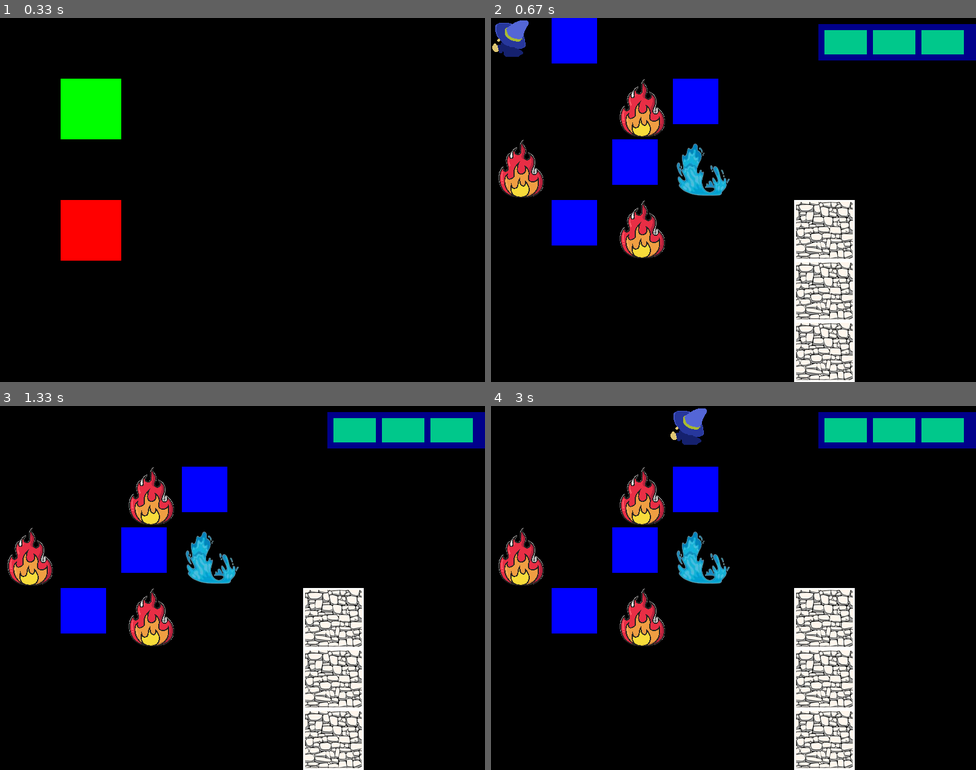
Above: before the commit, frames 1-4 (two rows, left to right).
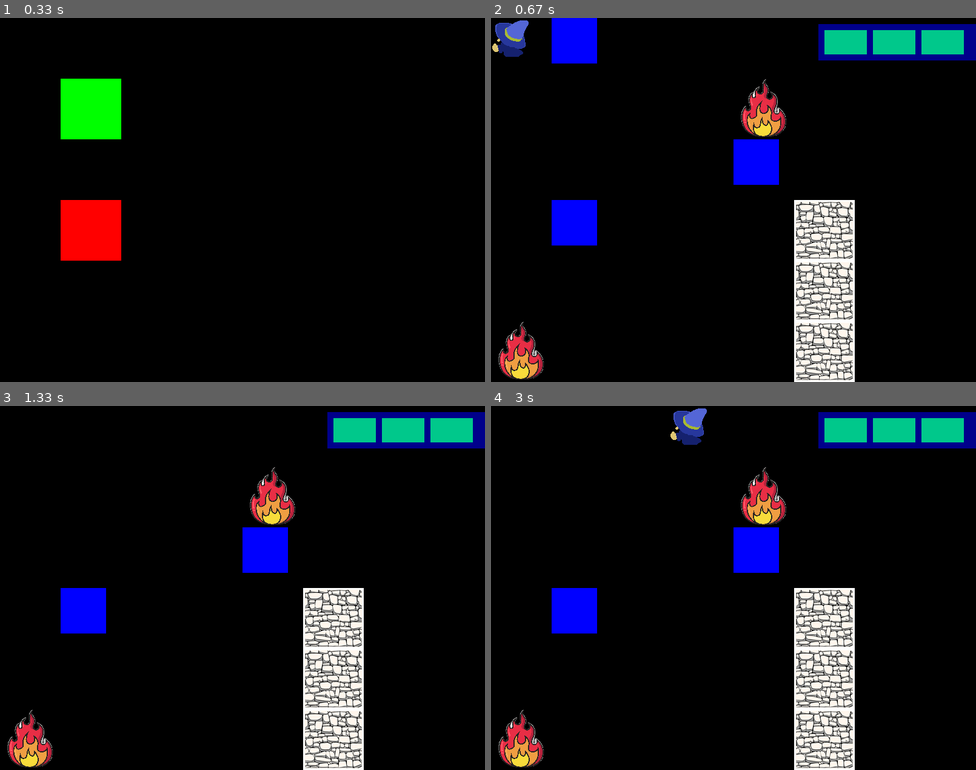
Above: after the commit, the same moments.

Repository: ENorell/zapocalypse
Game: pygame game, started from main_pygame.py
The game is run twice, just before and just after one commit, with the same random seed, the same clock (stepped at 60 frames per second) and the same inputs.
Inputs (mouse positions are in pixels of both pictures, inside the frame that each line leads up to):
- Up to frame 1 (0.33 s): no input
- Up to frame 2 (0.67 s): click (583, 109) at 0.38 s
- Up to frame 3 (1.33 s): hold Right 0.67-1.13 s; hold Up from 1.17 s (still down)
- Up to frame 4 (3 s): release Up at 1.47 s; hold Down 2.57-2.87 s; hold Left from 2.9 s (still down)

Frame 1 is identical in both runs. In frame 2, 8.9% of the frame differs, in the area x 1-61%, y 16-100%; in frame 3, 8.9%; in frame 4, 8.9%.

Commit message:
Fix some typechecking

Diff:
--- a/domain/model.py
+++ b/domain/model.py
@@ -48,7 +48,7 @@
 class ElementOrb:
     element: Element
     position: WorldVector
-
+    not_stackable: bool = True
 
 class Player:
     base_run_speed = 8
@@ -107,7 +107,7 @@
     def undo(self) -> None:
         pass
 
-class PickupOrb(Command):
+class PickupElementOrb(Command):
     def __init__(self, player: Player, orbs: list[ElementOrb]):
         self._player = player
         self._orbs = orbs
@@ -122,7 +122,7 @@
         )
         if not touching_orb: return
         self._orbs.remove(touching_orb)
-        self._player.give_element(touching_orb)
+        self._player.give_element(touching_orb.element)
         self.was_successful = True
 
 class HasPosition(Protocol):
@@ -134,26 +134,27 @@
         for other in others
     )
 
-class Wall(Enum):
+class WallType(Enum):
     BUSH = auto()
     STONE = auto()
 
 @dataclass(frozen=True)
-class MaterializedWall:
-    wall: Wall
+class Wall:
+    wall_type: WallType
     position: WorldVector
+    not_stackable: bool = True
 
 class Level:
-    def __init__(self, player: Player, materialized_walls: list[MaterializedWall], orbs: list[ElementOrb]):
-        self._player = player
-        self._walls: list[MaterializedWall] = materialized_walls
+    def __init__(self, player: Player, walls: list[Wall], orbs: list[ElementOrb]):
+        self._player = player
+        self._walls: list[Wall] = walls
         self._orbs: list[ElementOrb] = orbs
 
     @property
     def player(self) -> Player:
         return self._player
 
-    def get_walls(self) -> list[MaterializedWall]:
+    def get_walls(self) -> list[Wall]:
         return list(self._walls)
 
     def get_orbs(self) -> list[ElementOrb]:
@@ -175,7 +176,7 @@
     def push(self, direction: WorldVector, duration: timedelta):
         current_x, current_y = self._player.position
         move_x, move_y = direction
-        distance = self._player.get_current_speed() * duration.total_seconds() / math.hypot(*direction)
+        distance = self._player.get_speed() * duration.total_seconds() / math.hypot(*direction)
         target_position = WorldVector(current_x + move_x * distance, current_y + move_y * distance)
         if not self._collides_with_wall(target_position):
             self._player.position = target_position
@@ -188,8 +189,10 @@
             )
         )
 
+    # Spawn not stackable object general?
     def spawn_orb_in_free_position(self, spawn_area_x, spawn_area_y) -> None:
-        occupied_positions = {orb.position for orb in self._orbs}
+        occupied_positions = {orb.position for orb in self._orbs} | {wall.position for wall in self._walls}
+
         all_positions = {WorldVector(x, y) for x in range(spawn_area_x) for y in range(spawn_area_y)}
 
         all_free_positions = list(all_positions - occupied_positions)
@@ -226,7 +229,7 @@
         return False
 
 class Physics:
-    def __init__(self, walls: list[MaterializedWall], player: Player) -> None:#entities: list[Wall | Player]):
+    def __init__(self, walls: list[Wall], player: Player) -> None:#entities: list[Wall | Player]):
         self._walls = walls #level?
         self._player = player
 
--- a/interactors/scenes/fight_scene.py
+++ b/interactors/scenes/fight_scene.py
@@ -1,6 +1,6 @@
 import math
 
-from domain.model import WorldVector, Level, PickupOrb, Element
+from domain.model import WorldVector, Level, PickupElementOrb, Element
 from interactors.interactors import Scene, Presenter, UserInput, HUDPresenterModel, HUDGraphic, WorldPresenterModel, WorldGraphic
 
 
@@ -13,8 +13,8 @@
         y/magnitude,
     ) or WorldVector(0,0)
 
-def _is_orb_hovered(user_input: UserInput) -> bool:
-    return id(HUDGraphic.ORB_INVENTORY_SLOTS) in user_input.selected_ids
+# def _is_orb_hovered(user_input: UserInput) -> bool:
+#     return id(HUDGraphic.ORB_INVENTORY_SLOTS) in user_input.selected_ids
 
 class FightScene(Scene):
     def __init__(self, presenter: Presenter, level: Level):
@@ -25,8 +25,8 @@
     #     hud_backdrop = self.hu
 
     def start(self):
-        for _ in range(8):
-            self.level.spawn_orb_in_free_position(4,4)
+        for _ in range(5):
+            self.level.spawn_orb_in_free_position(6,6)
 
     def update(self, user_input: UserInput) -> None:
 
@@ -37,17 +37,16 @@
 
         self.level.push_player(direction=input_direction(user_input), distance=distance)
 
-        pick_up_orb = PickupOrb(player, orbs)
+        pick_up_orb = PickupElementOrb(player, orbs)
         pick_up_orb.execute()
         # if pickup_effect := self.level.can_pickup_orb():
         #     self.level.do_pickup_orb()
-
         self._presenter.draw([
             WorldPresenterModel(id(player), graphic=WorldGraphic.PLAYER, position=player.position),
             *(
                 WorldPresenterModel(
                     id(wall),
-                    graphic=WorldGraphic[f"WALL_{wall.wall.name}"],
+                    graphic=WorldGraphic[f"WALL_{wall.wall_type.name}"],
                     position=wall.position,
                 )
                 for wall in self.level.get_walls()
@@ -60,6 +59,11 @@
                 )
                 for orb in self.level.get_orbs()
             ),
+            # (WorldPresenterModel(
+            #     id(element),
+            #     graphic = WorldGraphic[f"ORB_ELEMENT_{element.name}"],
+            #     position = element.position,
+            # ) for element in self.level.player._elements),
             HUDPresenterModel(id(HUDGraphic.ORB_INVENTORY_BACKDROP), HUDGraphic.ORB_INVENTORY_BACKDROP),
             HUDPresenterModel(id(HUDGraphic.ORB_INVENTORY_SLOT_ONE), HUDGraphic.ORB_INVENTORY_SLOT_ONE),
             HUDPresenterModel(id(HUDGraphic.ORB_INVENTORY_SLOT_TWO), HUDGraphic.ORB_INVENTORY_SLOT_TWO),
--- a/main_pygame.py
+++ b/main_pygame.py
@@ -2,7 +2,7 @@
 
 from interactors.interactors import SceneChoice
 from interface.state_machine import StateMachine
-from domain.model import Player, WorldVector, Level, MaterializedWall, Wall
+from domain.model import Player, WorldVector, Level, Wall, WallType
 from interactors.scenes.start_menu import StartMenu
 from interactors.scenes.fight_scene import FightScene
 from interface.pixel.presenter import PixelPresenter, PixelVector, Assets, HUDGraphic, HUDAssetModel, UiGraphic, UiAssetModel, \
@@ -40,9 +40,9 @@
 
     world_repository = Level(
         Player(position=WorldVector(0, 0)),
-        [MaterializedWall(Wall.STONE, WorldVector(5, 5)),
-         MaterializedWall(Wall.STONE, WorldVector(5, 4)),
-         MaterializedWall(Wall.STONE, WorldVector(5, 3)),], []
+        [Wall(WallType.STONE, WorldVector(5, 5)),
+         Wall(WallType.STONE, WorldVector(5, 4)),
+         Wall(WallType.STONE, WorldVector(5, 3)),], []
     )
 
     state_machine = StateMachine(
